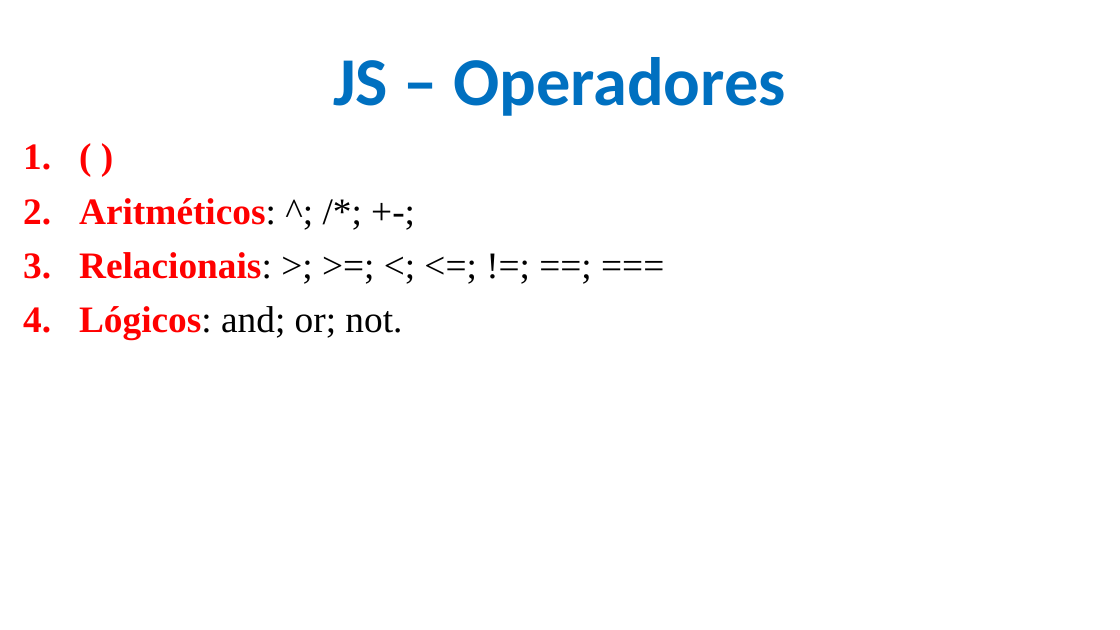
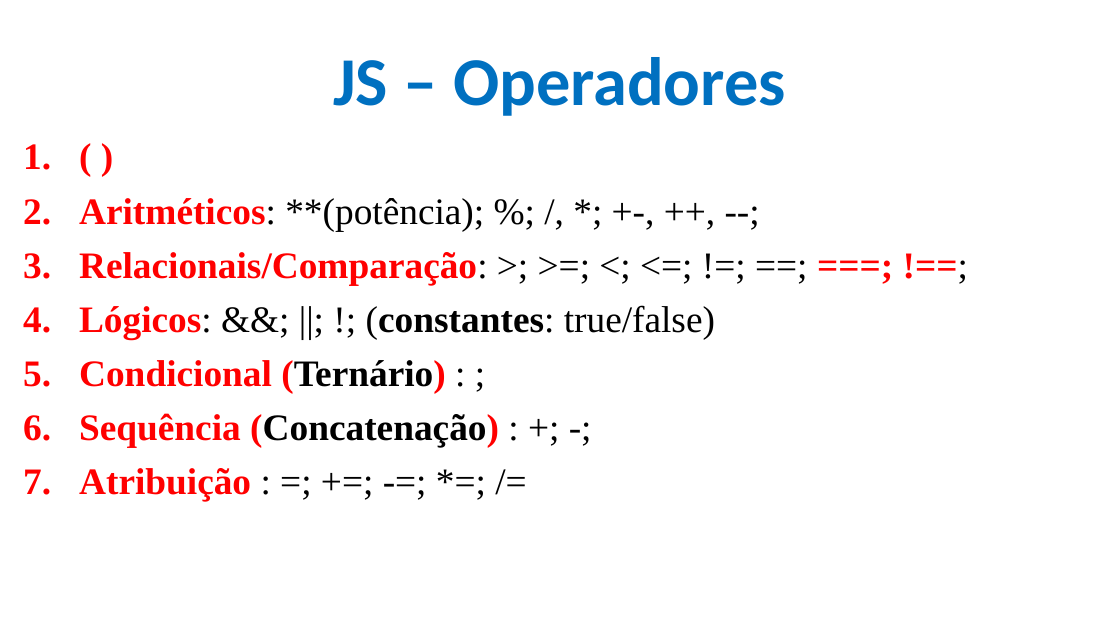
Before and after one commit to CloudEducationBrazil/WydenDesenvolvimentoWebPHP, a slide deck: slide 10 of 01 Classes/Aula 09 Desenvolvimento Web PHP - JS.pptx (slide 7 before the commit). Drawn at 1120x630 pixels with LibreOffice and Linux fonts; fonts in the diff are those of the drawing; background and template pictures are left out. Boxes give left, top, right and bottom in pixels: in the first picture for what was removed or moved away, otherwise in the second. Text is boxed around its words. In the diff, an @@ line names an element or a change of style, - is before the commit and + after.

```diff
--- a/01 Classes/Aula 09 Desenvolvimento Web PHP - JS.pptx
+++ b/01 Classes/Aula 09 Desenvolvimento Web PHP - JS.pptx
@@ text at bbox=[79, 198, 715, 502]: text changed; bold on @@
-2. Aritméticos: ^; /*; +-;
-3. Relacionais: >; >=; <; <=; !=; ==; ===
-4. Lógicos: and; or; not.
+2. Aritméticos: **(potência); %; /, *; +-, ++, --;
+3. Relacionais/Comparação: >; >=; <; <=; !=; ==; ===; !==;
+4. Lógicos: &&; ||; !; (constantes: true/false)
+5. Condicional (Ternário) : ;
+6. Sequência (Concatenação) : +; -;
+7. Atribuição : =; +=; -=; *=; /=
```
Also in this commit, not shown: 2 other slides changed, 29 slides added.
